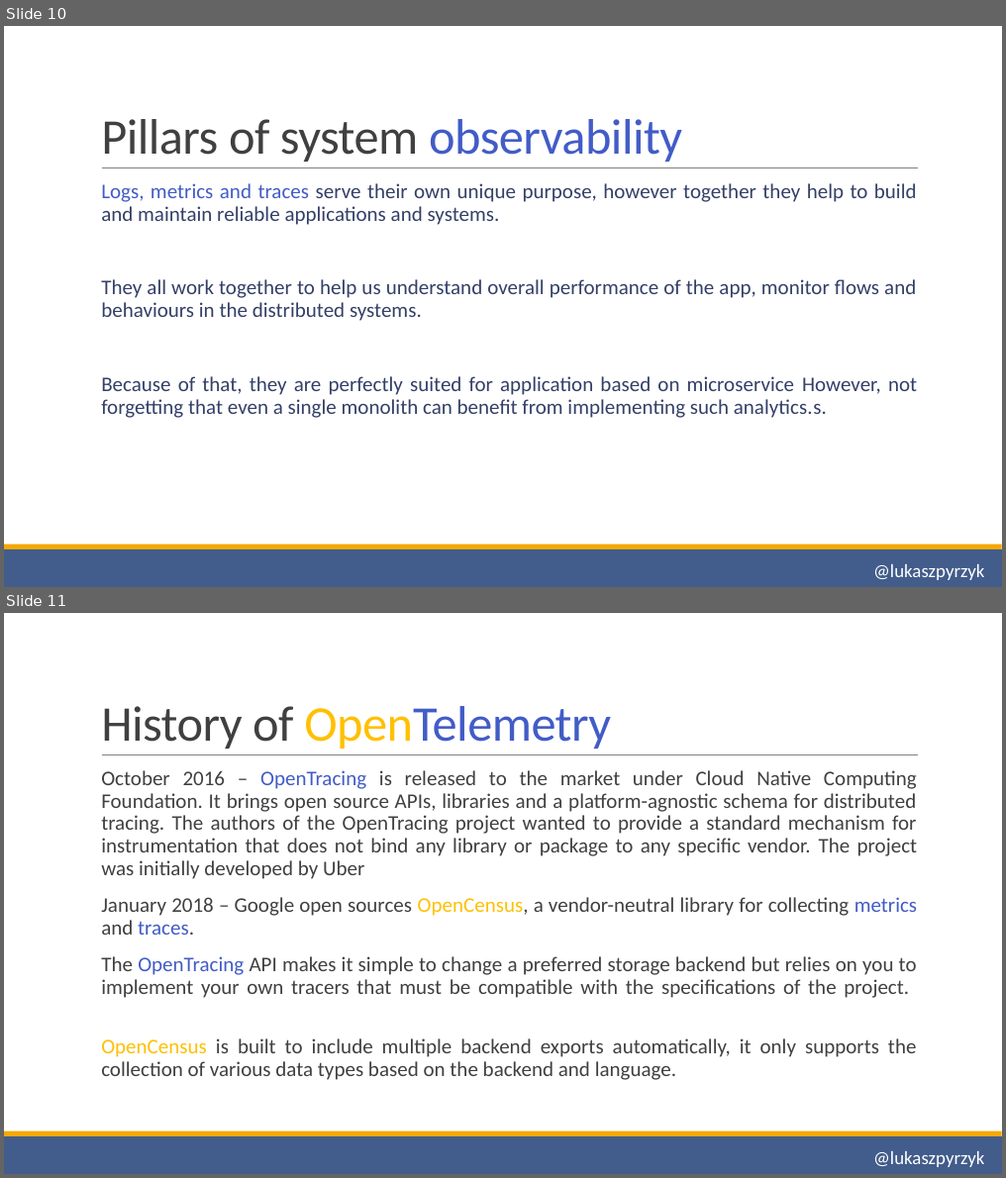
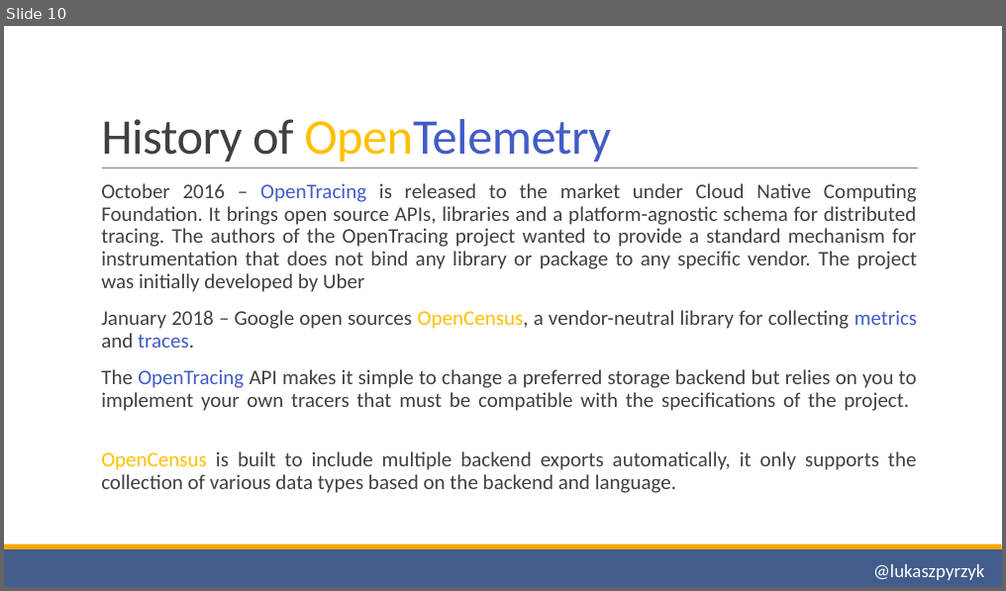
Before and after one commit to lukasz-pyrzyk/opentelemetry-demo, a slide deck: OpenTelemetry.pptx. Shown one above the other, each under a label of ours: slides 10 and 11 before the commit, slide 10 after it. The pictures are 1006x1178 and 1006x591 pixels, drawn with LibreOffice and Linux fonts; fonts in the diff are those of the drawing. Boxes give left, top, right and bottom in pixels: in the first picture for what was removed or moved away, otherwise in the second. Text is boxed around its words. In the diff, an @@ line names an element or a change of style, - is before the commit and + after.

```diff
--- a/OpenTelemetry.pptx
+++ b/OpenTelemetry.pptx
@@ slide 10 removed at (4,26,1002,587), background #FFFFFF; not listed: 3 template elements that a slide beside it also shows @@
@@ title removed at (101,119,682,162) @@
-Pillars of system observability
@@ text removed at (101,183,917,418) @@
-  Logs, metrics and traces serve their own unique purpose, however together they help to build and maintain reliable applications and systems.
-  They all work together to help us understand overall performance of the app, monitor flows and behaviours in the distributed systems.
-  Because of that, they are perfectly suited for application based on microservice However, not forgetting that even a single monolith can benefit from implementing such analytics.s.
@@ text removed at (873,565,984,580) @@
-@lukaszpyrzyk
@@ what was slide 11 is now slide 10 @@
```
Also in this commit, not shown: 4 slides changed.
